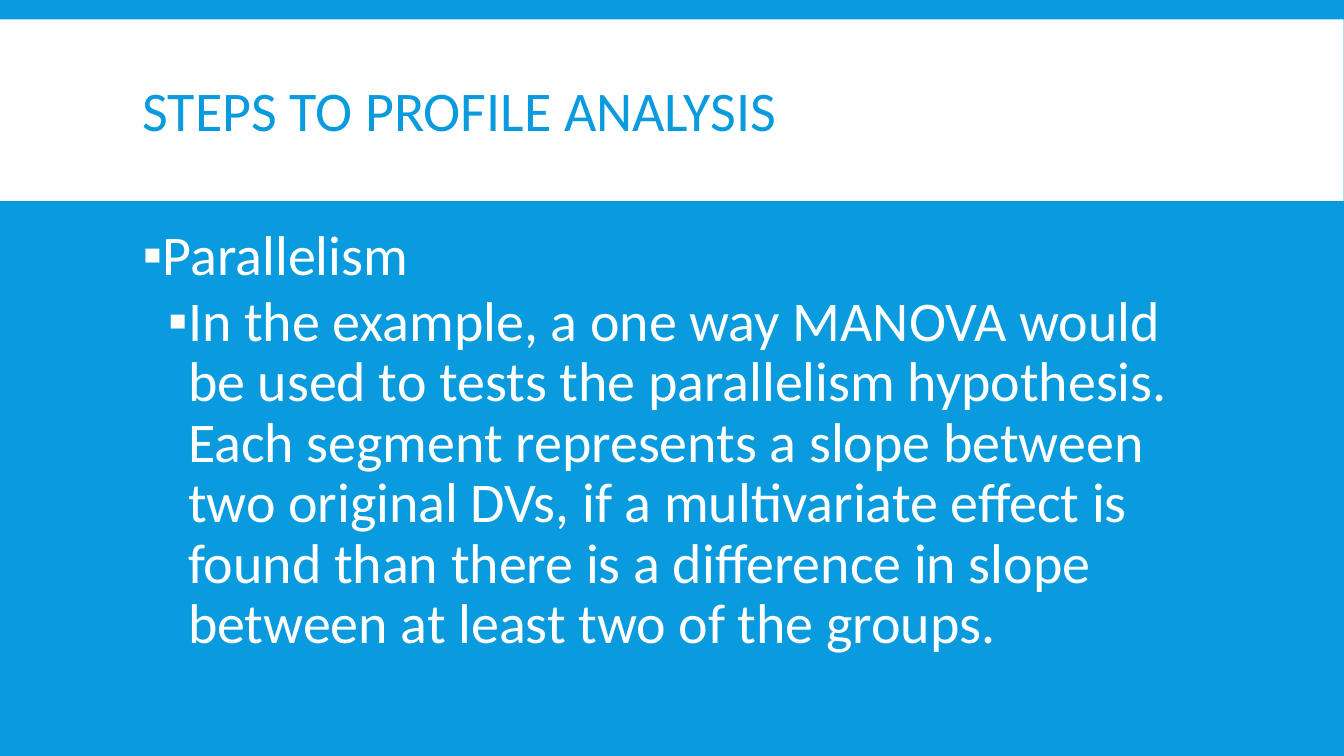
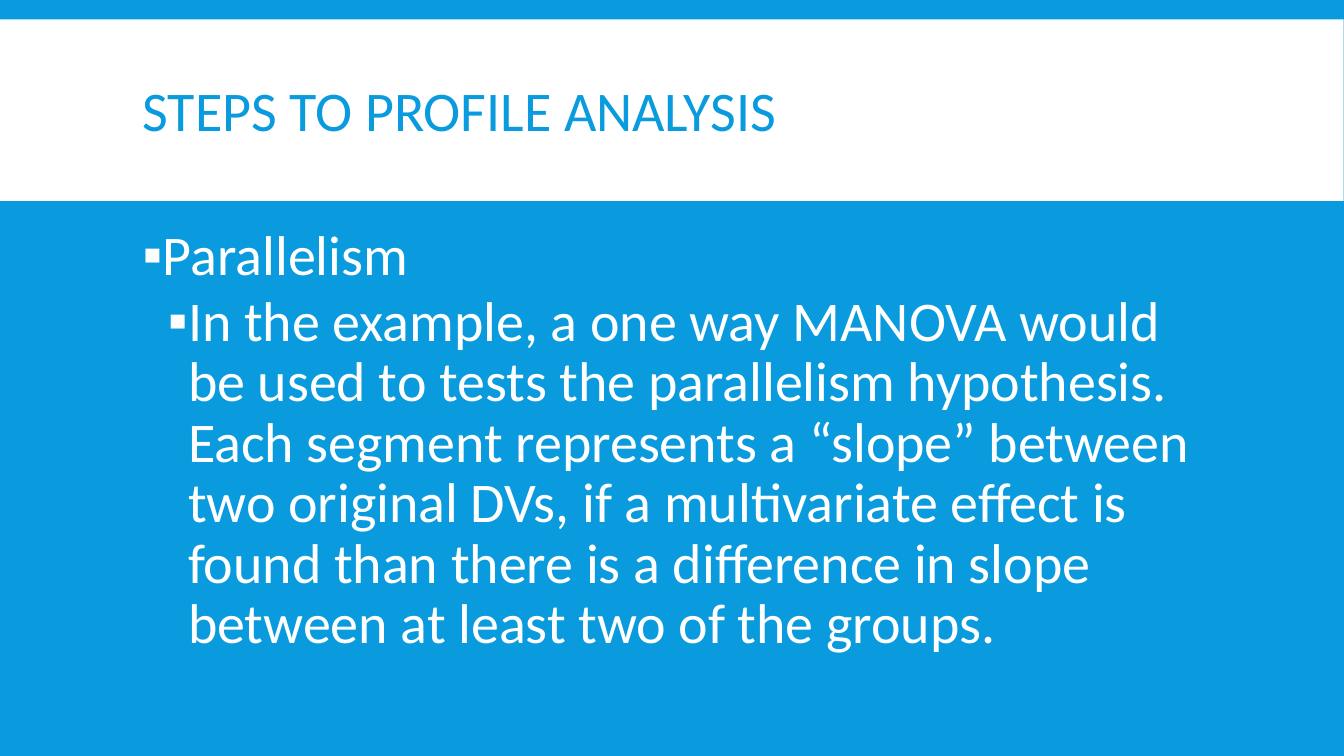
Before and after one commit to AndrewAinsworth/psy524, a slide deck: slide 45 of Slides/Psy524-09-Profile Analysis.pptx. Drawn at 1344x756 pixels with LibreOffice and Linux fonts; fonts in the diff are those of the drawing. Boxes give left, top, right and bottom in pixels: in the first picture for what was removed or moved away, otherwise in the second. Text is boxed around its words. In the diff, an @@ line names an element or a change of style, - is before the commit and + after.

```diff
--- a/Slides/Psy524-09-Profile Analysis.pptx
+++ b/Slides/Psy524-09-Profile Analysis.pptx
@@ text at box(188, 302, 1189, 653): text changed @@
-  ▪ In the example, a one way MANOVA would be used to tests the parallelism hypothesis. Each segment represents a slope between two original DVs, if a multivariate effect is found than there is a difference in slope between at least two of the groups.
+  ▪ In the example, a one way MANOVA would be used to tests the parallelism hypothesis. Each segment represents a “slope” between two original DVs, if a multivariate effect is found than there is a difference in slope between at least two of the groups.
```
Also in this commit, not shown: 5 other slides changed.
